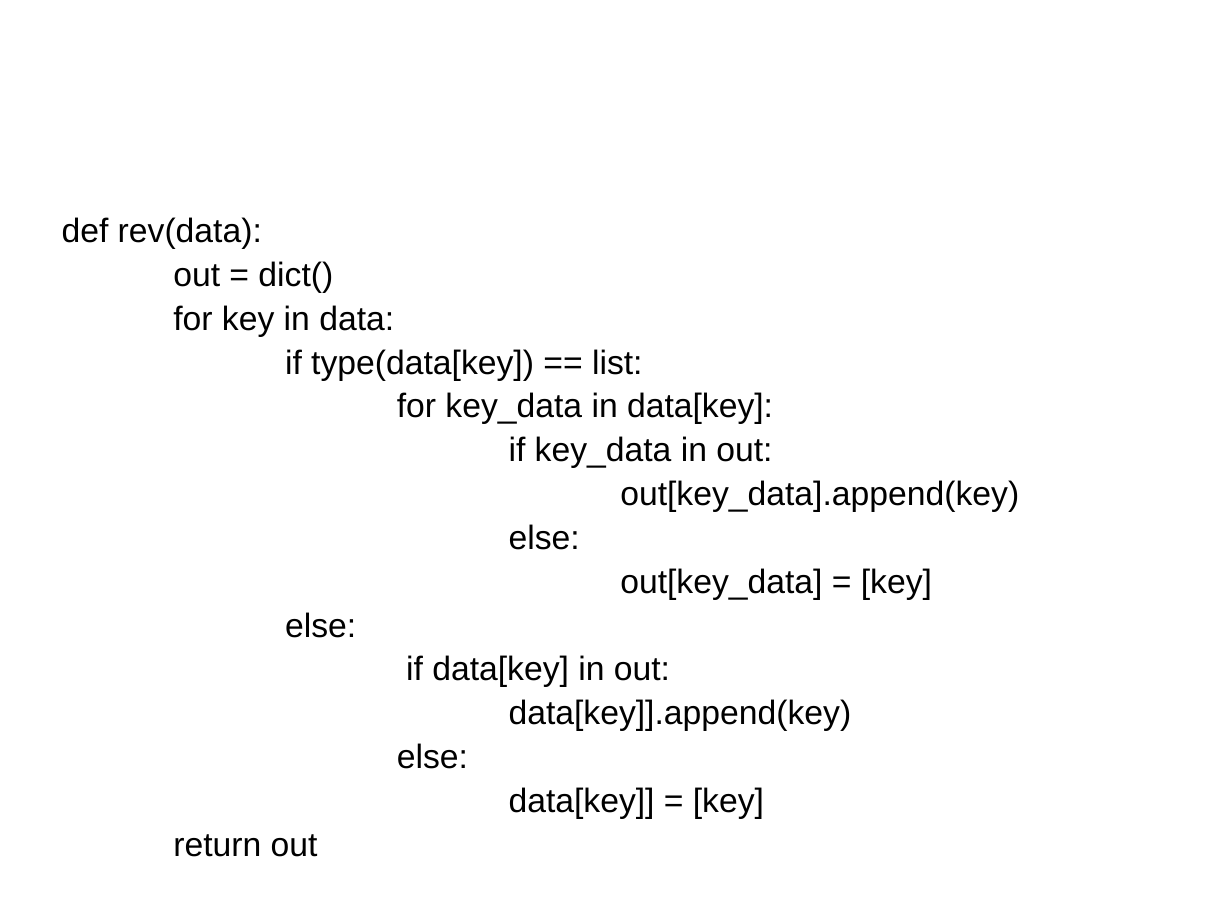
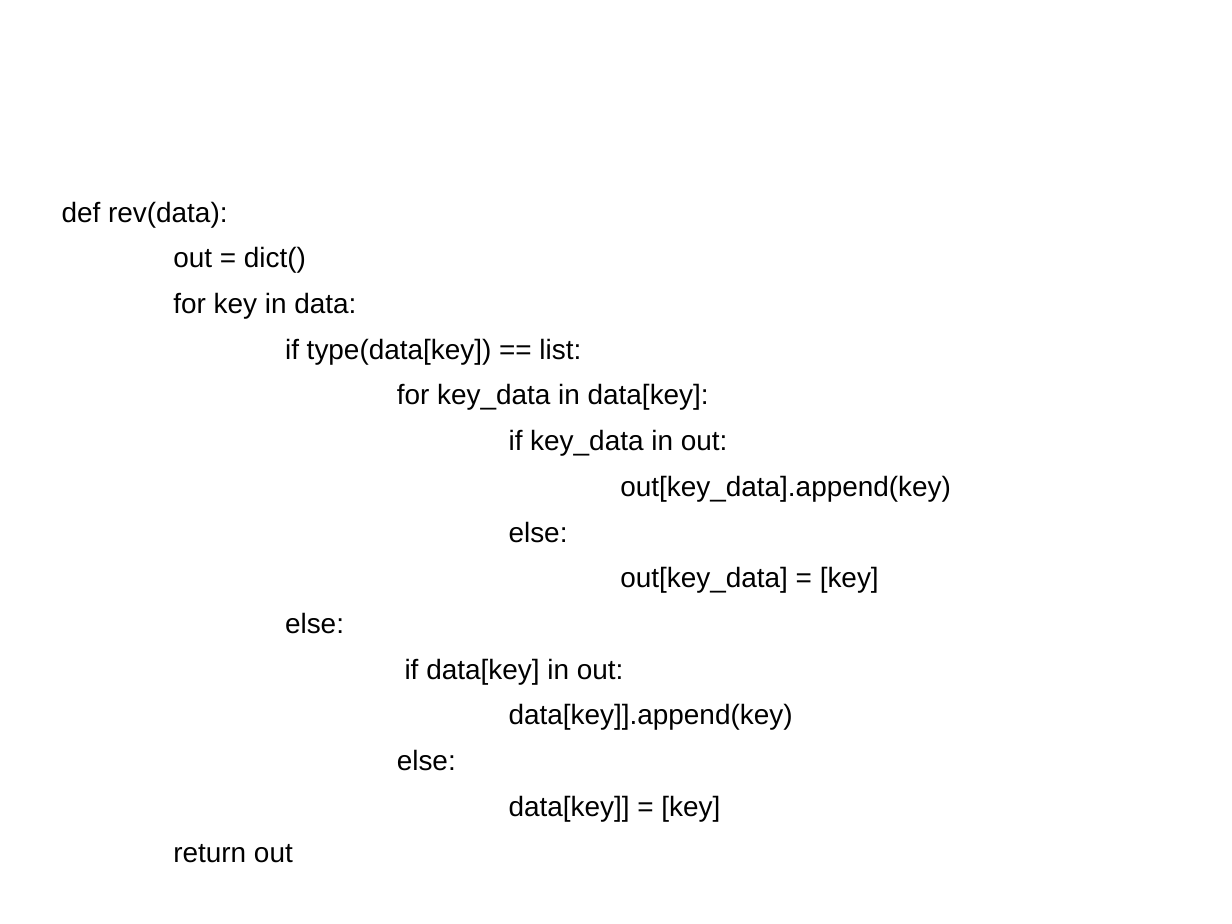
Before and after one commit to oumugai/siryou, a slide deck: slide 25 of 内包表記.pptx. Drawn at 1232x924 pixels with LibreOffice and Linux fonts; fonts in the diff are those of the drawing; background and template pictures are left out. Boxes give left, top, right and bottom in pixels: in the first picture for what was removed or moved away, otherwise in the second. Text is boxed around its words. In the diff, an @@ line names an element or a change of style, - is before the commit and + after.

```diff
--- a/内包表記.pptx
+++ b/内包表記.pptx
@@ text "def rev(data):": place and size @@
-text "def rev(data):" at (62, 217, 1019, 857)
+text "def rev(data):" at (62, 201, 951, 863)
@@ text "def rev(data):" at (62, 201, 951, 863): size 21.7 to 18 pt; line spacing 0.7 to 0.9 @@
```
Also in this commit, not shown: 6 other slides changed.
